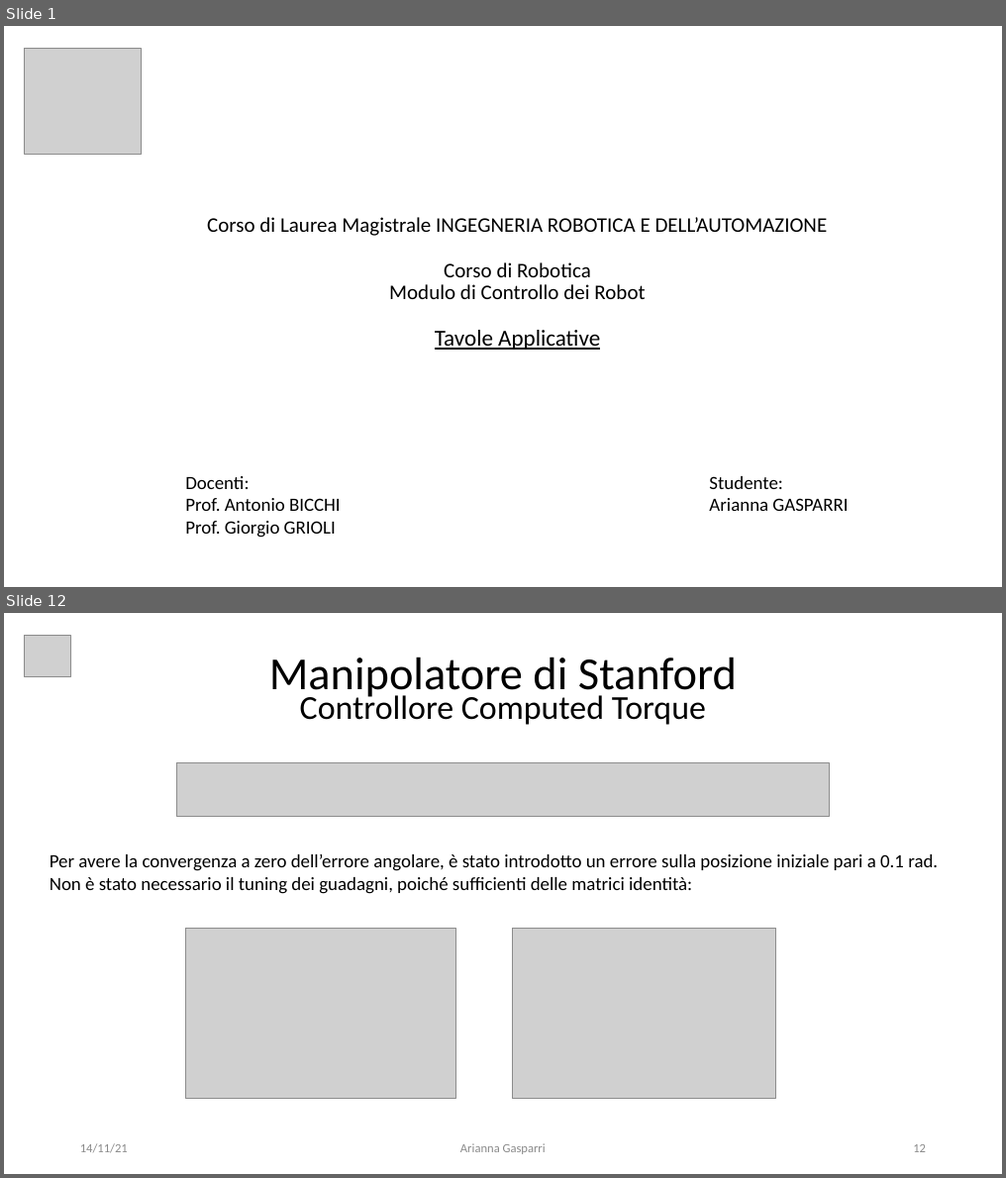
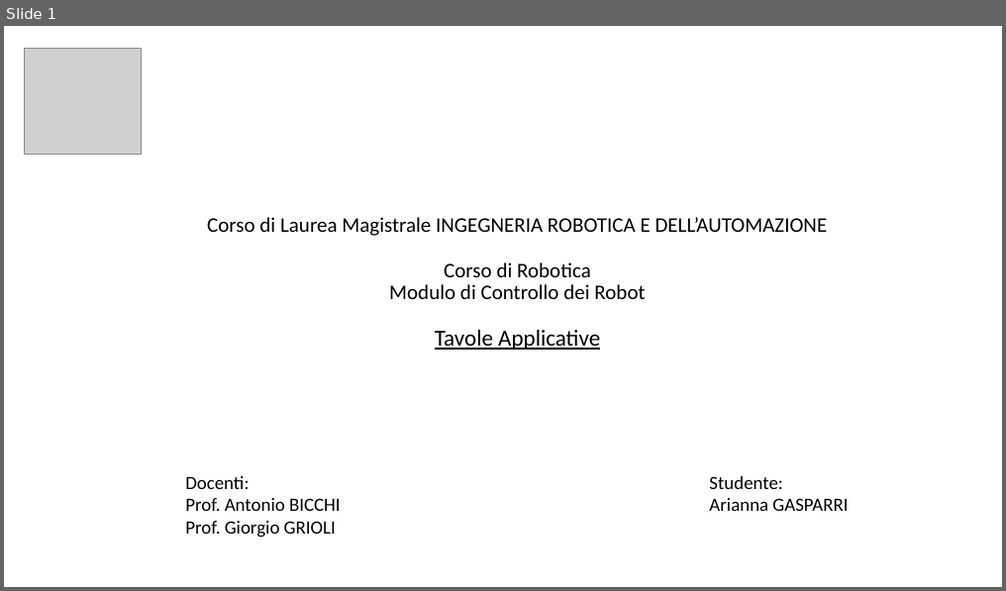
Before and after one commit to giga487/BicchiGas, a slide deck: Relazione/Presentazione.pptx. Shown one above the other, each under a label of ours: slides 1 and 12 before the commit, slide 1 after it; the slides between them are not shown. The pictures are 1006x1178 and 1006x591 pixels, drawn with LibreOffice and Linux fonts; fonts in the diff are those of the drawing; grey boxes stand for pictures. Boxes give left, top, right and bottom in pixels: in the first picture for what was removed or moved away, otherwise in the second. Text is boxed around its words. In the diff, an @@ line names an element or a change of style, - is before the commit and + after.

```diff
--- a/Relazione/Presentazione.pptx
+++ b/Relazione/Presentazione.pptx
@@ slide 12 removed at (4,613,1002,1174), background #FFFFFF @@
@@ picture removed at (24,635,70,677) @@
@@ text removed at (269,657,737,725) @@
-Manipolatore di Stanford
-Controllore Computed Torque
@@ picture removed at (177,763,830,817) @@
@@ text removed at (50,855,938,894) @@
-Per avere la convergenza a zero dell’errore angolare, è stato introdotto un errore sulla posizione iniziale pari a 0.1 rad.
-Non è stato necessario il tuning dei guadagni, poiché sufficienti delle matrici identità:
@@ picture removed at (186,928,455,1099) @@
@@ picture removed at (512,928,776,1099) @@
@@ text removed at (80,1144,128,1154) @@
-14/11/21
@@ text removed at (460,1144,546,1155) @@
-Arianna Gasparri
@@ page number removed at (913,1145,926,1153) @@
-12
```
Also in this commit, not shown: 24 slides changed, 14 slides added, 2 other slides removed, 44 other files.
